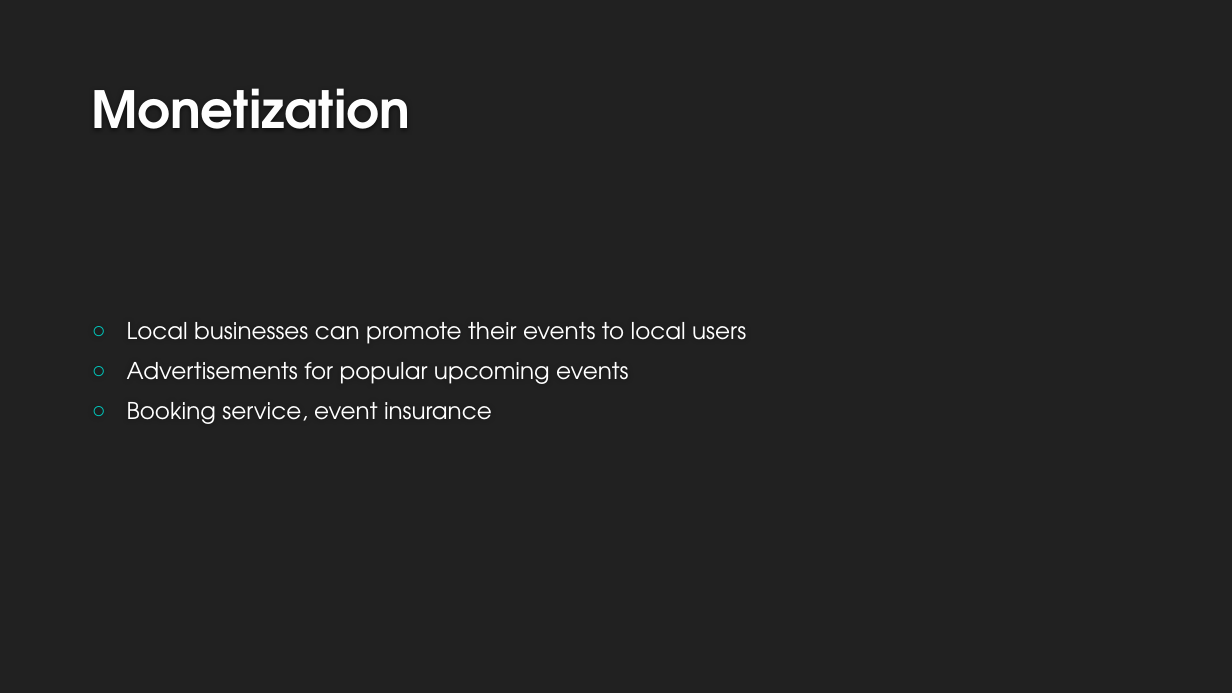
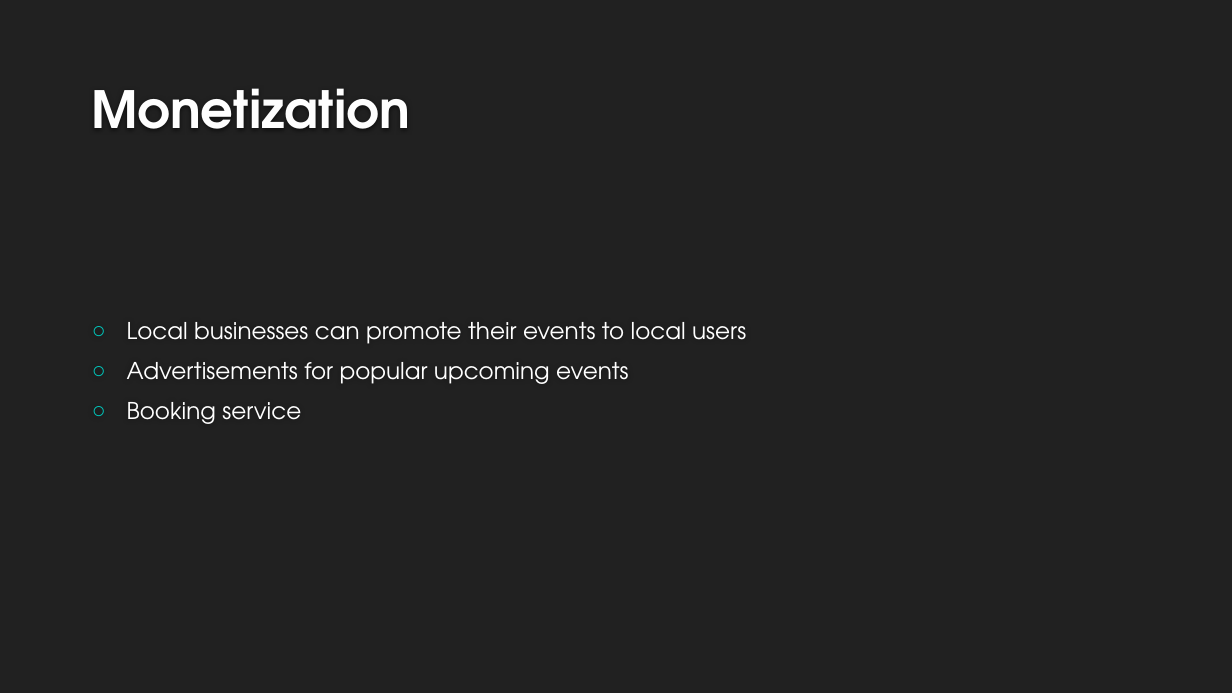
Before and after one commit to Joehill27/CalendarShare, a slide deck: slide 12 of Documentation/Group 9 Large Pitch Presentation.pptx. Drawn at 1232x693 pixels with LibreOffice and Linux fonts; fonts in the diff are those of the drawing; background and template pictures are left out. Boxes give left, top, right and bottom in pixels: in the first picture for what was removed or moved away, otherwise in the second. Text is boxed around its words. In the diff, an @@ line names an element or a change of style, - is before the commit and + after.

```diff
--- a/Documentation/Group 9 Large Pitch Presentation.pptx
+++ b/Documentation/Group 9 Large Pitch Presentation.pptx
@@ text at <box>127,402,301,424</box>: text changed @@
-○ Booking service, event insurance
+○ Booking service
```
Also in this commit, not shown: 4 other slides changed.
